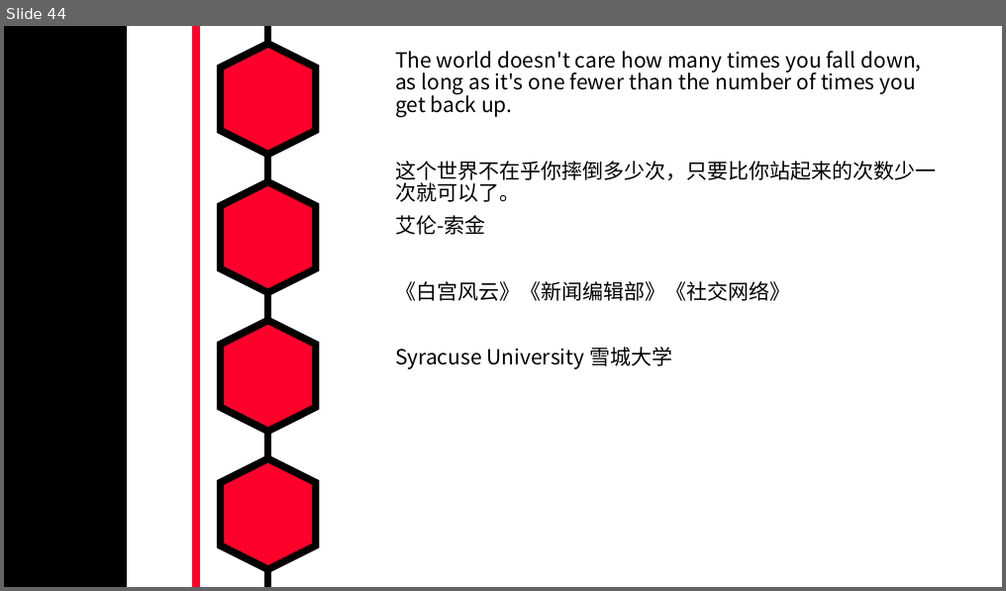
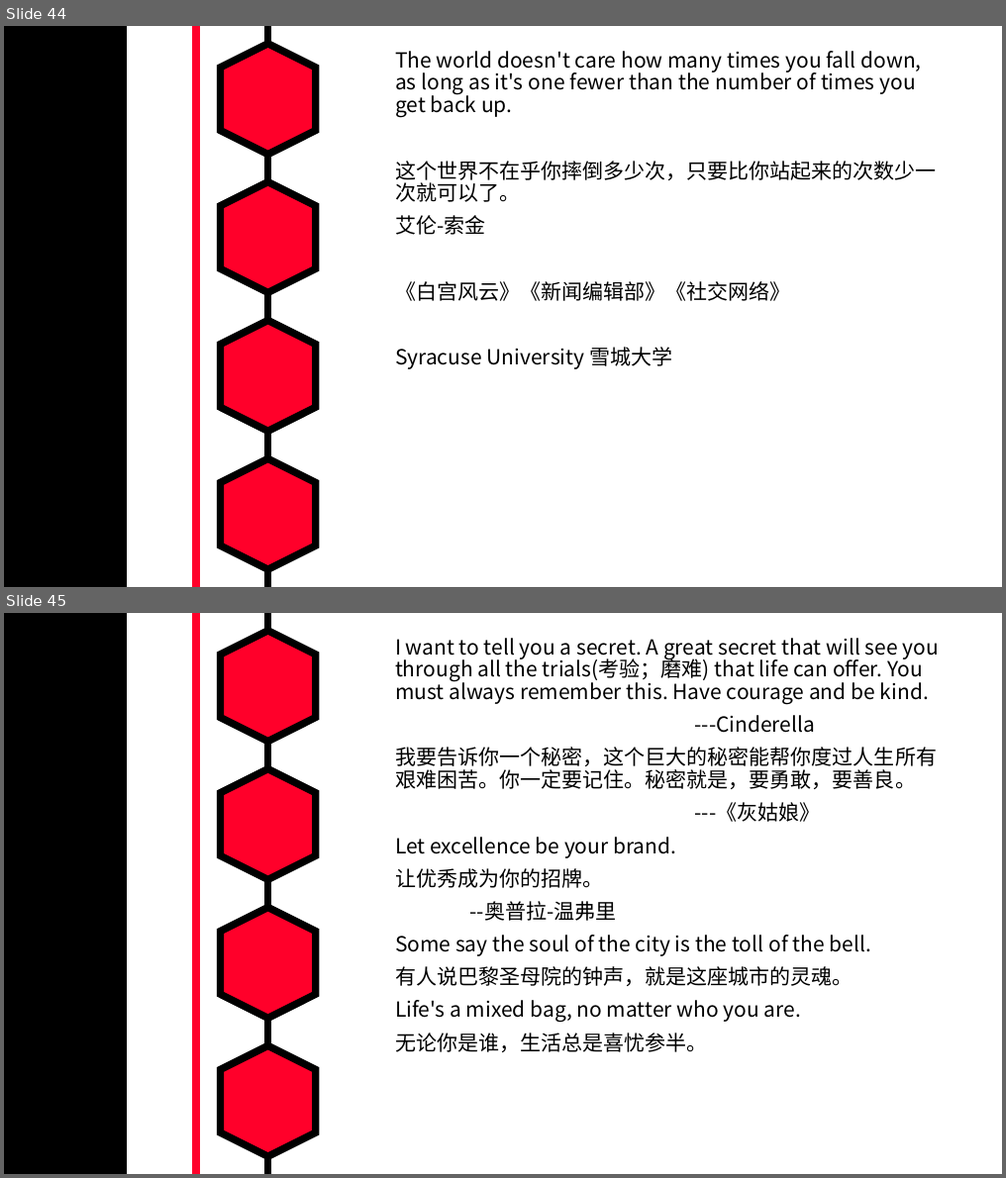
Before and after one commit to MarkShen1992/PPT-template, a slide deck: morning reading/iridescent english sentenses.pptx. Shown one above the other, each under a label of ours: slide 44 before the commit, slides 44 and 45 after it. The pictures are 1006x591 and 1006x1178 pixels, drawn with LibreOffice and Linux fonts; fonts in the diff are those of the drawing. Boxes give left, top, right and bottom in pixels: in the first picture for what was removed or moved away, otherwise in the second. Text is boxed around its words. In the diff, an @@ line names an element or a change of style, - is before the commit and + after.

Commit message:
add some sentences

```diff
--- a/morning reading/iridescent english sentenses.pptx
+++ b/morning reading/iridescent english sentenses.pptx
@@ slide 45 added at (x1=4, y1=613, x2=1002, y2=1174), background #FFFFFF; not listed: 7 template elements that a slide beside it also shows @@
@@ text added at (x1=395, y1=638, x2=939, y2=1053), 20 pt, text #000000 @@
+I want to tell you a secret. A great secret that will see you through all the trials(考验；磨难) that life can offer. You must always remember this. Have courage and be kind.
+---Cinderella
+我要告诉你一个秘密，这个巨大的秘密能帮你度过人生所有艰难困苦。你一定要记住。秘密就是，要勇敢，要善良。
+---《灰姑娘》
+Let excellence be your brand.
+让优秀成为你的招牌。
+--奥普拉-温弗里
+Some say the soul of the city is the toll of the bell.
+有人说巴黎圣母院的钟声，就是这座城市的灵魂。
+Life's a mixed bag, no matter who you are.
+无论你是谁，生活总是喜忧参半。
```
